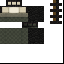
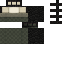
Layer changes from the first w=64, h=64 image to the second:
renamed "white" to "bed-cover", showed it, painted on it over [53, 0, 56, 21]
renamed "base" to "bed-frame", painted on it over [53, 0, 56, 21]
renamed "original" to "vanilla", hid it over [0, 0, 64, 64]
